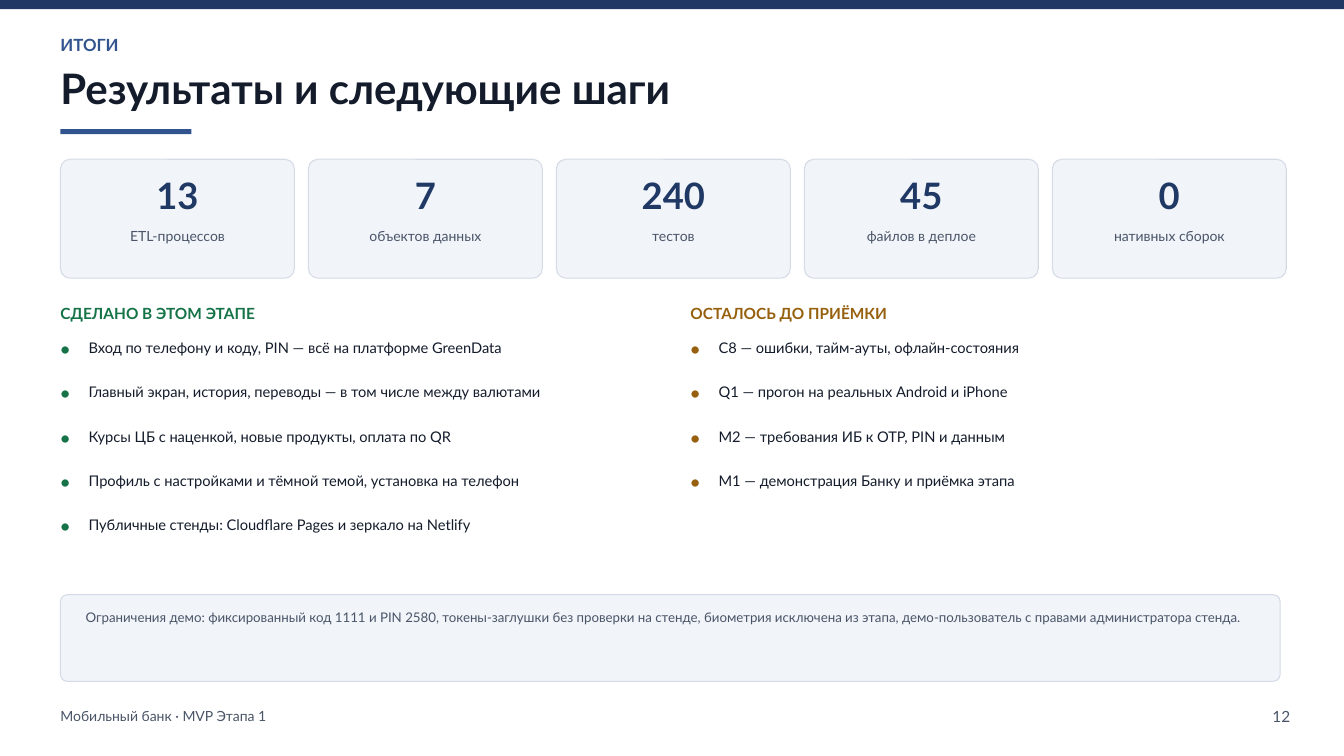
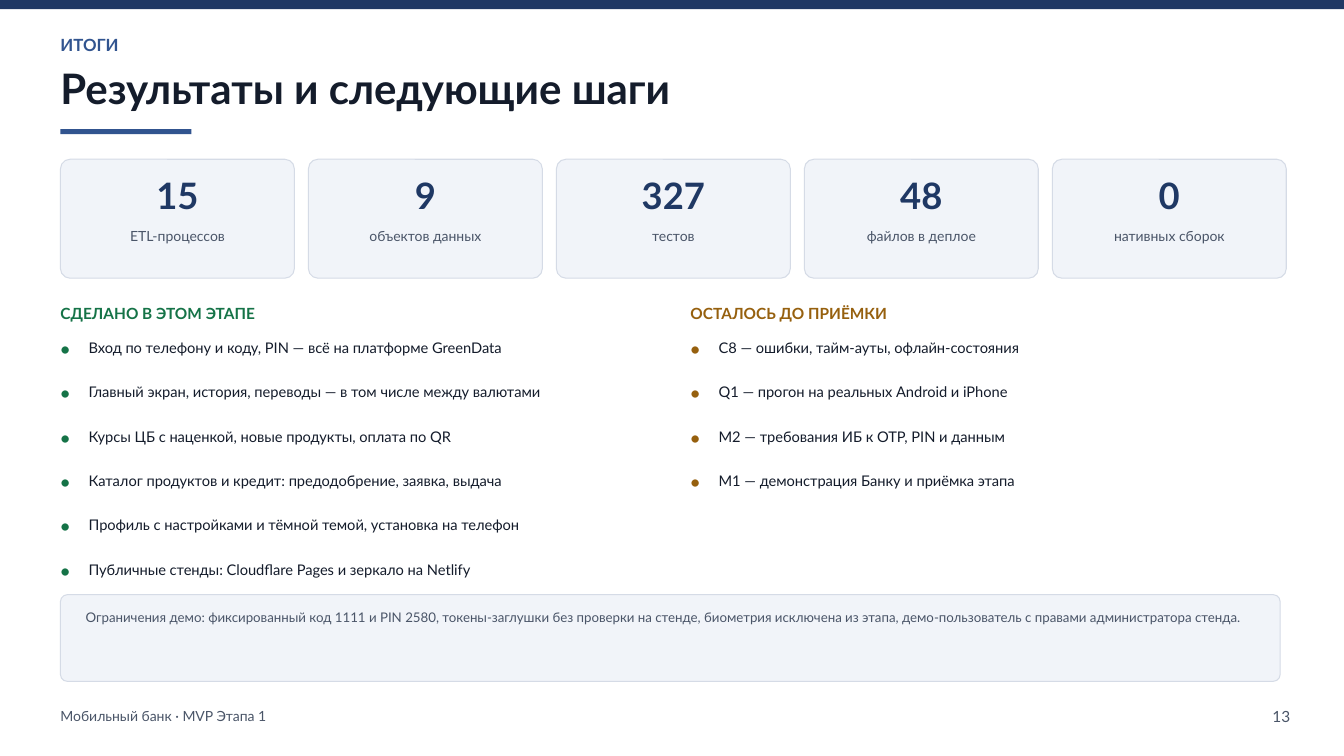
Before and after one commit to pankovivan/artifact-mvp-1-465v6r, a slide deck: slide 13 of assets/mob-bank-mvp-stage1.pptx (slide 12 before the commit). Drawn at 1344x756 pixels with LibreOffice and Linux fonts; fonts in the diff are those of the drawing. Boxes give left, top, right and bottom in pixels: in the first picture for what was removed or moved away, otherwise in the second. Text is boxed around its words. In the diff, an @@ line names an element or a change of style, - is before the commit and + after.

```diff
--- a/assets/mob-bank-mvp-stage1.pptx
+++ b/assets/mob-bank-mvp-stage1.pptx
@@ text added at (x1=156, y1=182, x2=198, y2=210), 26 pt, text #1F3864, bold @@
+15
@@ text at (x1=415, y1=182, x2=436, y2=209): text changed @@
-7
+9
@@ text at (x1=642, y1=182, x2=705, y2=210): text changed @@
-240
+327
@@ text at (x1=900, y1=182, x2=942, y2=210): text changed @@
-45
+48
@@ text added at (x1=89, y1=475, x2=502, y2=489), 10.5 pt, text #141C2B @@
+Каталог продуктов и кредит: предодобрение, заявка, выдача
@@ text "Профиль с настройками и тёмной ..." moved from (x1=89, y1=475, x2=519, y2=489) to (x1=89, y1=519, x2=519, y2=533) @@
@@ text added at (x1=60, y1=561, x2=83, y2=591), 12 pt, text #157347, bold @@
+•
@@ text "Публичные стенды: Cloudflare Pages и ..." moved from (x1=89, y1=519, x2=470, y2=533) to (x1=89, y1=564, x2=470, y2=578) @@
@@ text "13" moved from (x1=156, y1=182, x2=198, y2=210) to (x1=1272, y1=711, x2=1290, y2=722) @@
@@ text "13" at (x1=1272, y1=711, x2=1290, y2=722): size 26 to 11 pt, text colour #1F3864 to #4A5568, bold off; alignment centre to right @@
```
Also in this commit, not shown: 4 other slides changed, 1 slide added, 6 other files.
